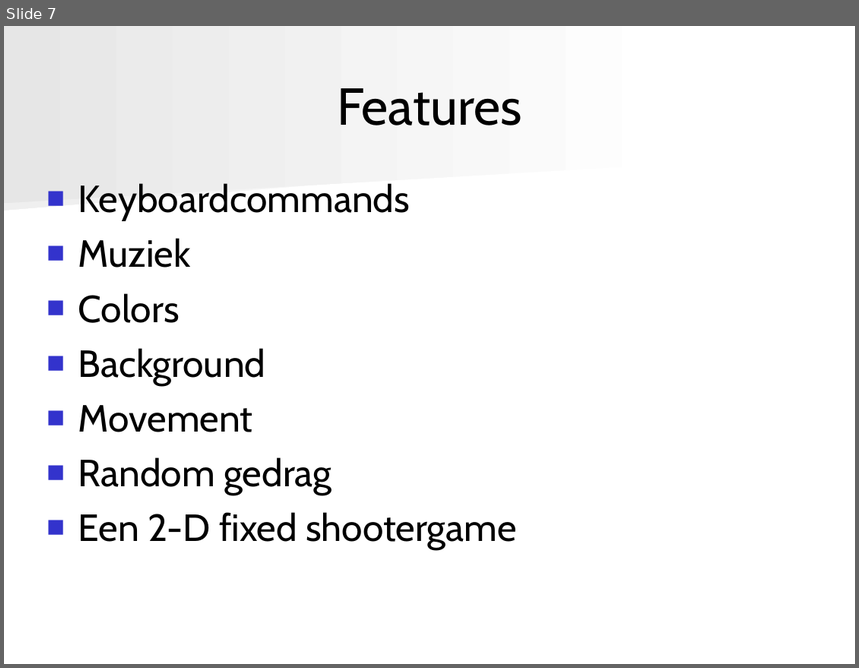
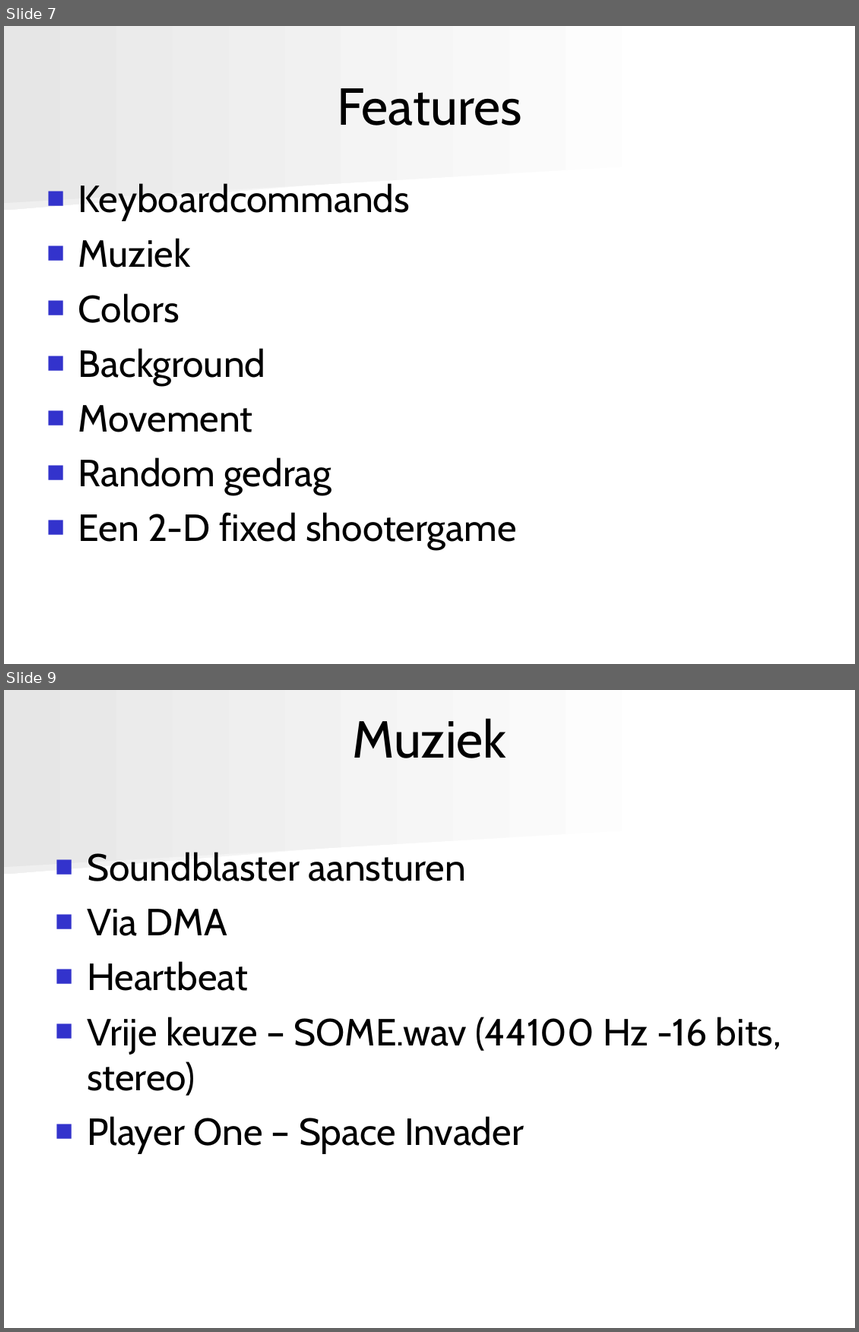
Before and after one commit to angryzor/space_invaders_8086, a slide deck: Presentatie.ppt. Shown one above the other, each under a label of ours: slide 7 before the commit, slides 7 and 9 after it; the slides between them are not shown. The pictures are 859x668 and 859x1332 pixels, drawn with LibreOffice and Linux fonts; fonts in the diff are those of the drawing. Boxes give left, top, right and bottom in pixels: in the first picture for what was removed or moved away, otherwise in the second. Text is boxed around its words. In the diff, an @@ line names an element or a change of style, - is before the commit and + after.

```diff
--- a/Presentatie.ppt
+++ b/Presentatie.ppt
@@ slide 9 added at [4, 690, 855, 1328], background #FFFFFF; not listed: 2 template elements that a slide beside it also shows @@
@@ title added at [352, 718, 506, 758], 44 pt, text #000000 @@
+Muziek
@@ text added at [87, 852, 781, 1154], 32 pt, text #000000 @@
+■ Soundblaster aansturen
+■ Via DMA
+■ Heartbeat
+■ Vrije keuze – SOME.wav (44100 Hz -16 bits, stereo)
+■ Player One – Space Invader
```
Also in this commit, not shown: 22 other slides changed, 3 other slides added.
